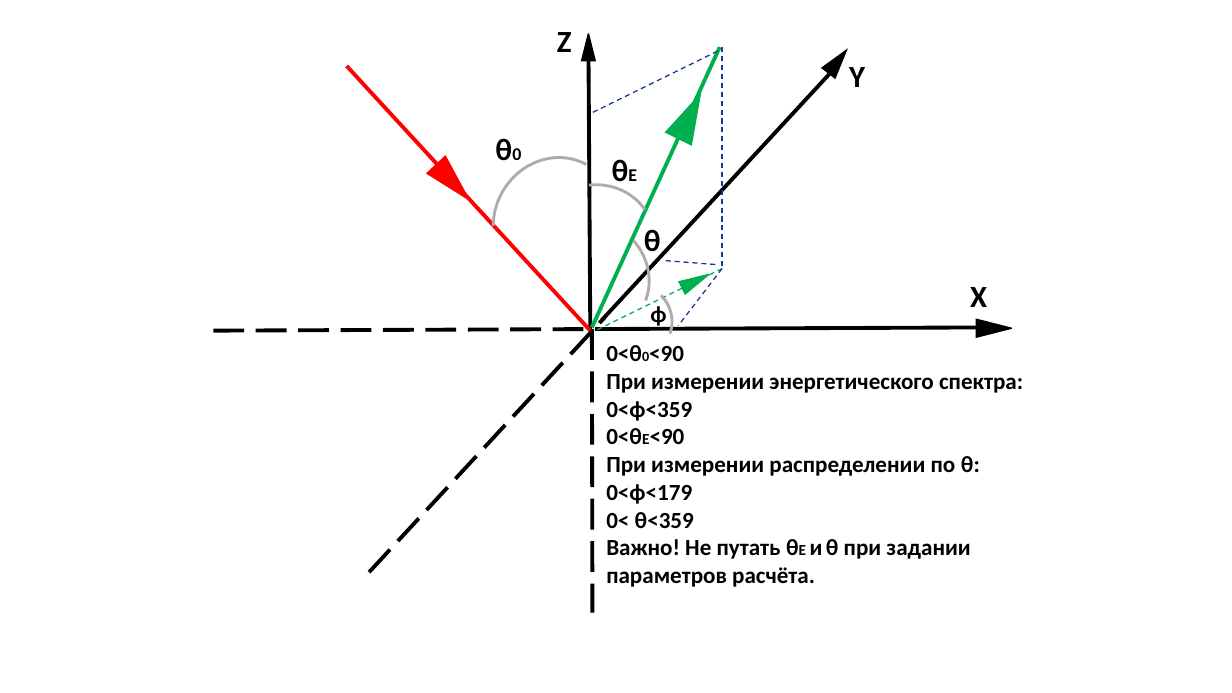
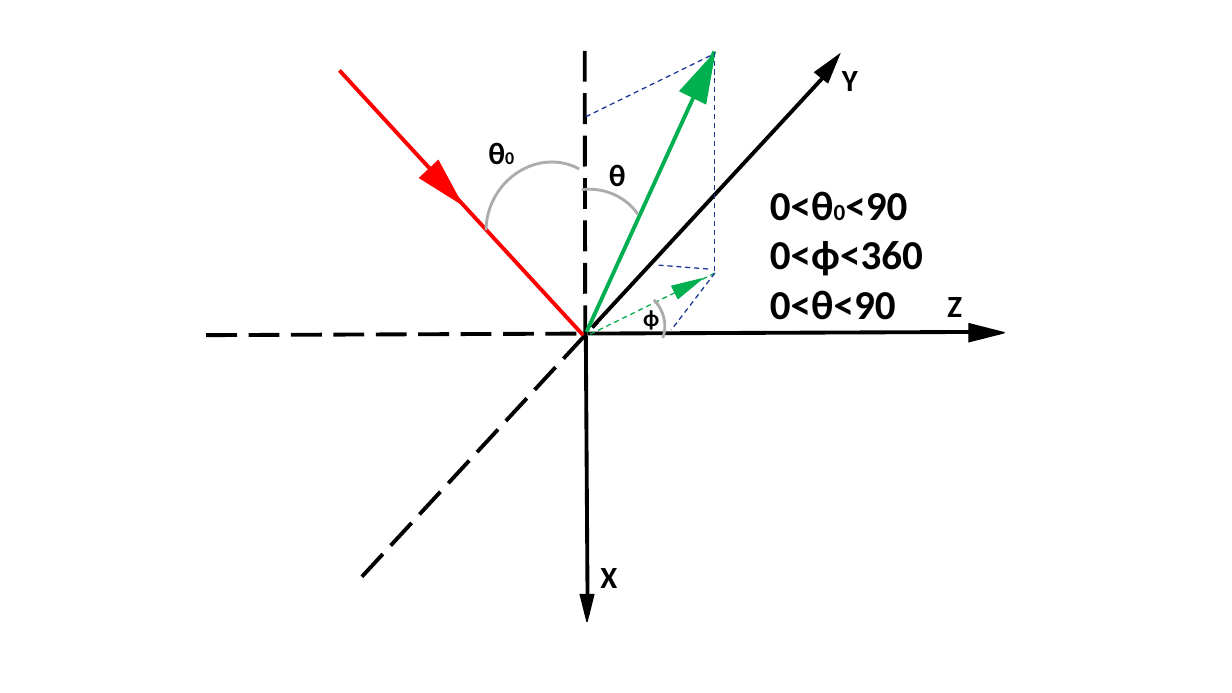
Before and after one commit to mauveferret/ScatterAnalyzer, a slide deck: slide 2 of pictures.pptx. Drawn at 1232x693 pixels with LibreOffice and Linux fonts; fonts in the diff are those of the drawing. Boxes give left, top, right and bottom in pixels: in the first picture for what was removed or moved away, otherwise in the second. Text is boxed around its words. In the diff, an @@ line names an element or a change of style, - is before the commit and + after.

```diff
--- a/pictures.pptx
+++ b/pictures.pptx
@@ line moved from (592, 329) - (592, 613) to (585, 51) - (585, 335) @@
@@ flow chart extract: place and size @@
-flow chart extract at [666, 88, 714, 144]
+flow chart extract at [680, 47, 727, 104]
@@ text at [609, 164, 626, 194]: text changed @@
-θE
+θ
@@ text "0<θ0<90": place and size @@
-text "0<θ0<90" at [606, 345, 1023, 587]
+text "0<θ0<90" at [770, 191, 923, 320]
@@ arc (boxed as its full ellipse) removed at [502, 198, 668, 357] @@
@@ text at [770, 191, 907, 221]: size 18 to 32 pt, size 11 to 18 pt in "0<θ0<90" @@
@@ text removed at [644, 229, 661, 259] @@
-θ
@@ 2 lines, 1 text, 1 flow chart extract: place and size @@
-2 lines, 1 text, 1 flow chart extract at [347, 66, 865, 331]
+2 lines, 1 text, 1 flow chart extract at [339, 70, 858, 335]
@@ text at [770, 241, 923, 320]: text changed; size 18 to 32 pt @@
-При измерении энергетического спектра:
-0<ϕ<359
-0<θE<90
-При измерении распределении по θ:
-0<ϕ<179
-0< θ<359
-Важно! Не путать θE и θ при задании
-параметров расчёта.
+0<ϕ<360
+0<θ<90
@@ 9 lines, 3 flow chart extracts, 3 arc (boxed as its full ellipse)s, 2 texts: place and size @@
-9 lines, 3 flow chart extracts, 3 arc (boxed as its full ellipse)s, 2 texts at [213, 45, 1012, 572]
+9 lines, 3 flow chart extracts, 3 arc (boxed as its full ellipse)s, 2 texts at [206, 50, 1005, 577]
@@ text "Z": place and size @@
-text "Z" at [557, 32, 572, 52]
+text "Z" at [947, 297, 962, 317]
@@ line moved from (589, 47) - (591, 331) to (586, 331) - (588, 615) @@
@@ text "X": place and size @@
-text "X" at [970, 287, 987, 307]
+text "X" at [600, 568, 617, 588]
@@ flow chart extract at [580, 594, 594, 621]: rotation 0 to 180 degrees @@
```
Also in this commit, not shown: 17 other files.
